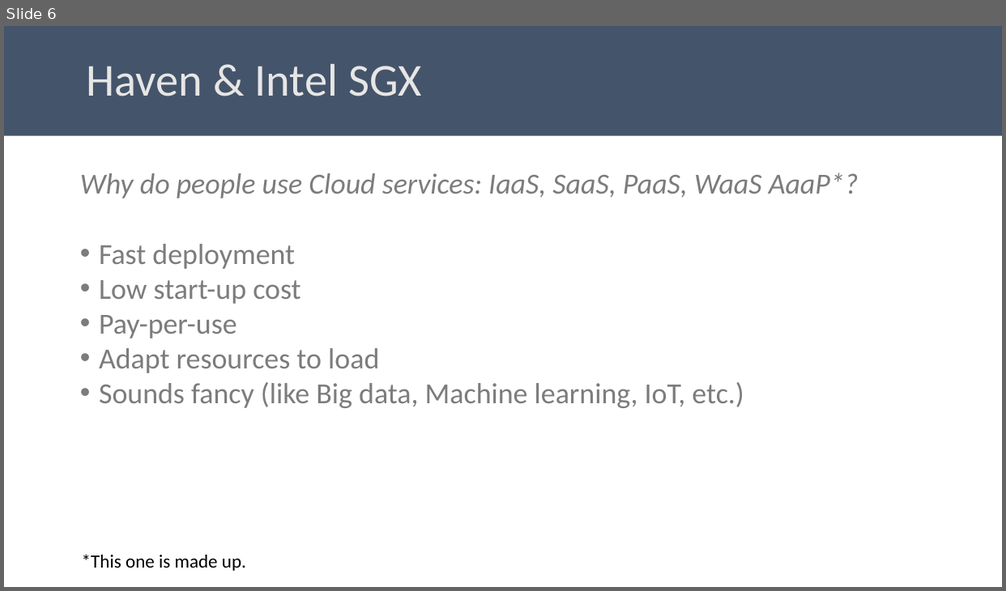
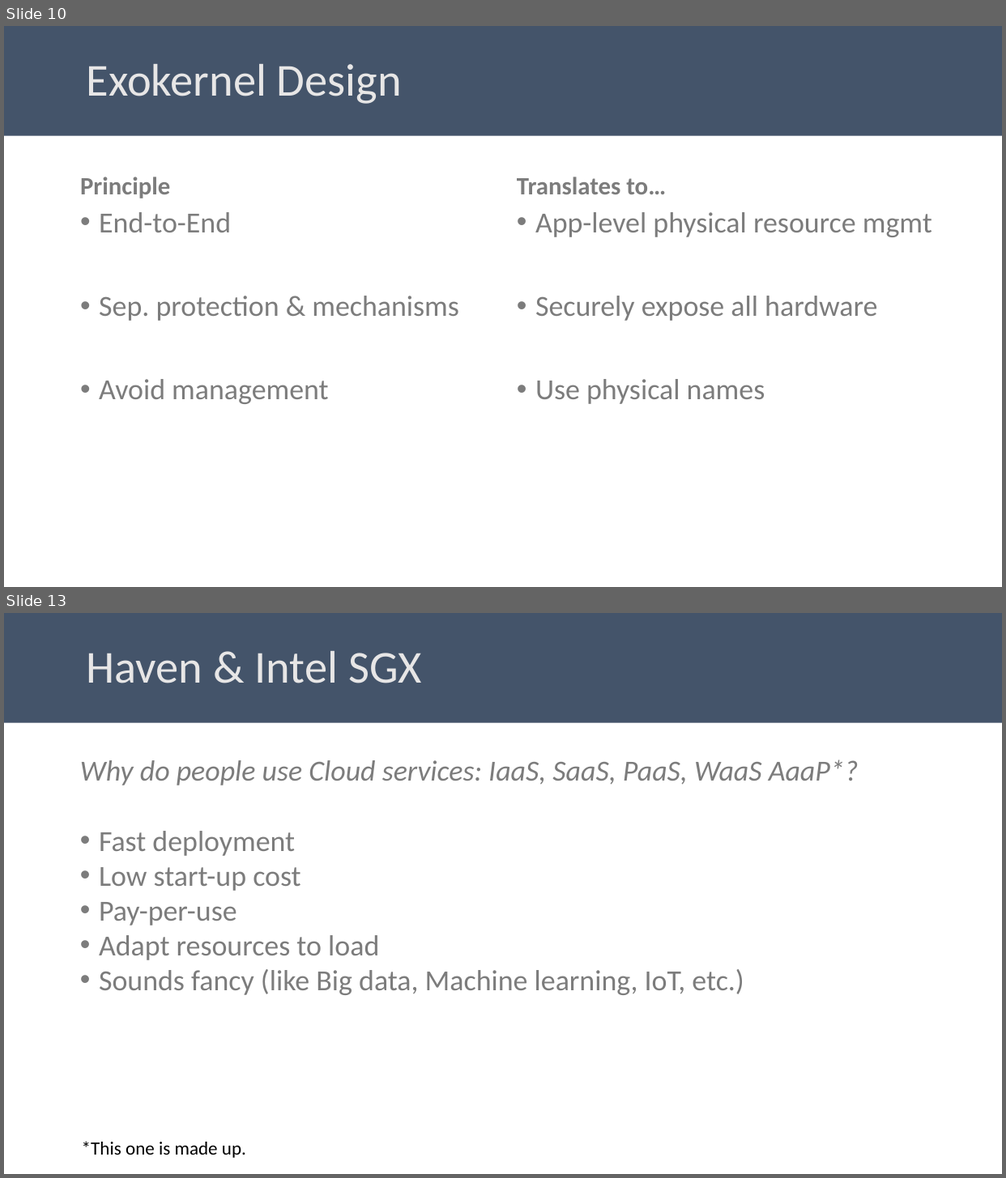
Before and after one commit to aghosn/CandidacyPresentation, a slide deck: CE_presentation.pptx. Shown one above the other, each under a label of ours: slide 6 before the commit, slides 10 and 13 after it; the slides between them are not shown. The pictures are 1006x591 and 1006x1178 pixels, drawn with LibreOffice and Linux fonts; fonts in the diff are those of the drawing. Boxes give left, top, right and bottom in pixels: in the first picture for what was removed or moved away, otherwise in the second. Text is boxed around its words. In the diff, an @@ line names an element or a change of style, - is before the commit and + after.

Commit message:
Working on Exokernel part

```diff
--- a/CE_presentation.pptx
+++ b/CE_presentation.pptx
@@ slide 10 added at (4, 26, 1002, 587), background #FFFFFF @@
@@ title added at (4, 26, 1002, 136), fill #44546A, 44 pt, text #E7E6E6 @@
+Exokernel Design
@@ text added at (80, 177, 170, 199), 24 pt, text #7C7C7C, bold @@
+Principle
@@ text added at (517, 177, 666, 194), 24 pt, text #7C7C7C, bold @@
+Translates to…
@@ text added at (99, 212, 459, 404), 28 pt, text #7C7C7C @@
+• End-to-End
+• Sep. protection & mechanisms
+• Avoid management
@@ text added at (535, 212, 932, 404), 28 pt, text #7C7C7C @@
+• App-level physical resource mgmt
+• Securely expose all hardware
+• Use physical names
@@ what was slide 6 is now slide 13 @@
```
Also in this commit, not shown: 4 slides changed, 7 other slides added, 10 other files.
